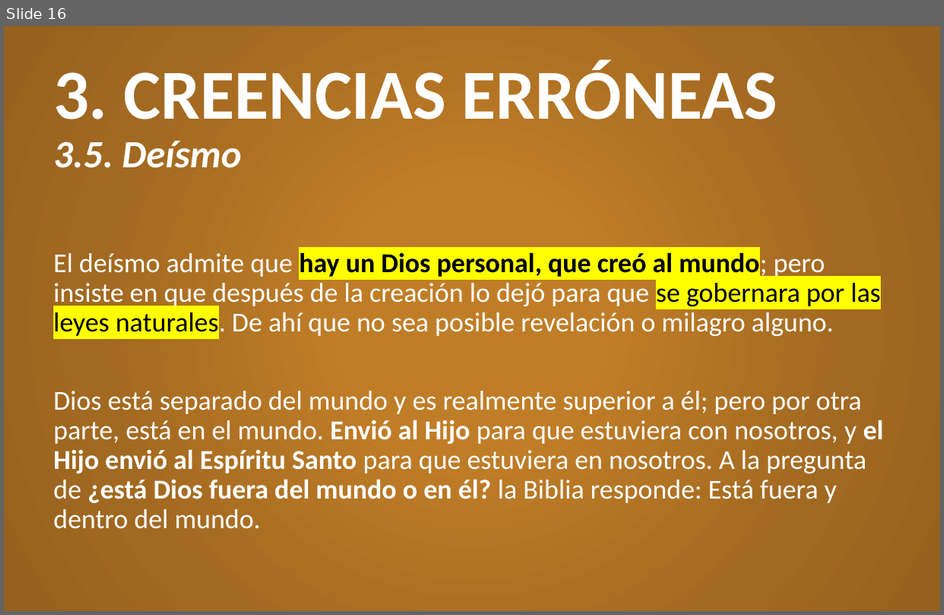
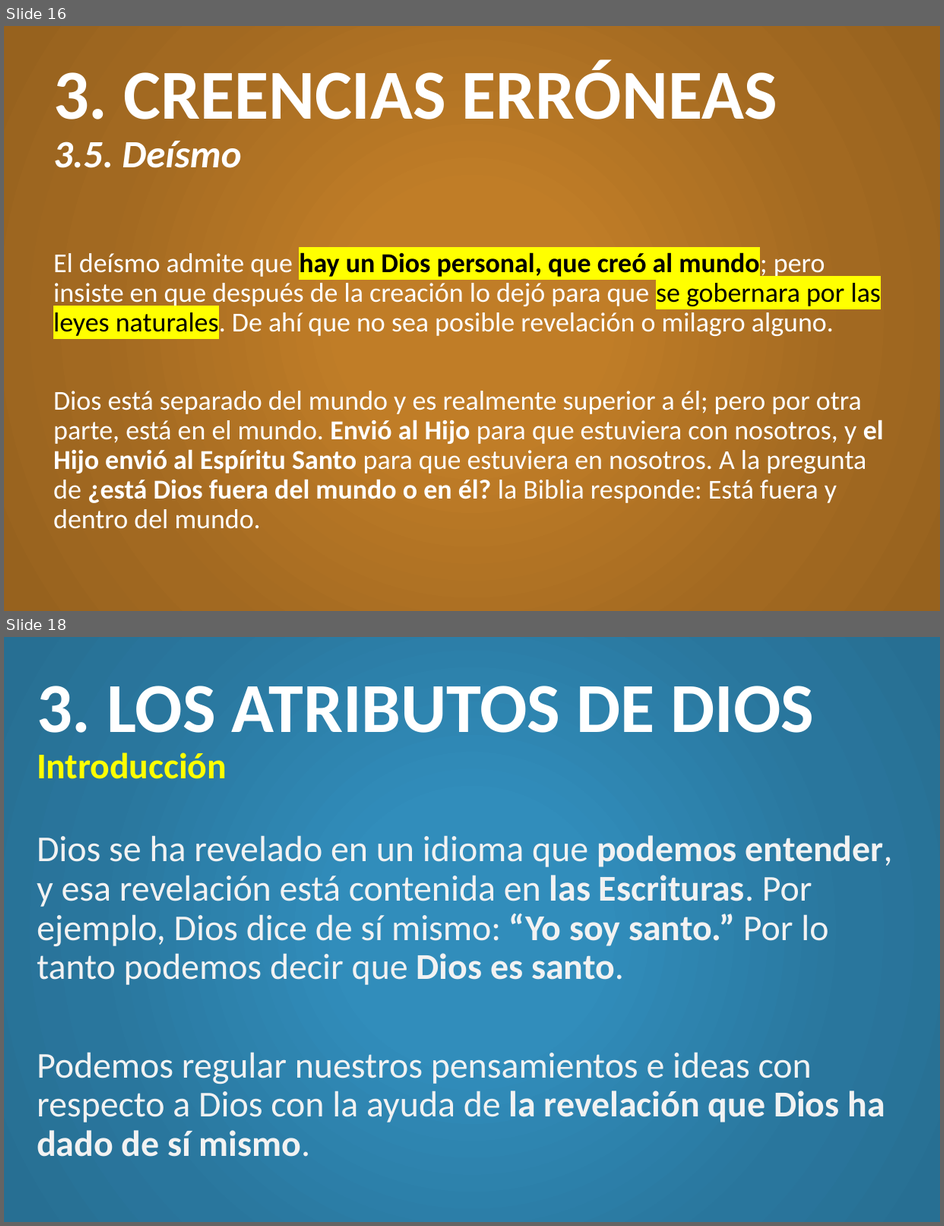
Before and after one commit to CreyTuning/documents, a slide deck: slideshow/Teologia Sistematica y Biblica - Myer Pearlman/Clases/4. Dios.pptx. Shown one above the other, each under a label of ours: slide 16 before the commit, slides 16 and 18 after it; the slides between them are not shown. The pictures are 944x615 and 944x1226 pixels, drawn with LibreOffice and Linux fonts; fonts in the diff are those of the drawing. Boxes give left, top, right and bottom in pixels: in the first picture for what was removed or moved away, otherwise in the second. Text is boxed around its words. In the diff, an @@ line names an element or a change of style, - is before the commit and + after.

Commit message:
4. Dios (Parte 2) y Examen 1

```diff
--- a/slideshow/Teologia Sistematica y Biblica - Myer Pearlman/Clases/4. Dios.pptx
+++ b/slideshow/Teologia Sistematica y Biblica - Myer Pearlman/Clases/4. Dios.pptx
@@ slide 18 added at (4, 637, 940, 1222), background gradient #318DBB to #29769D to #276F93 @@
@@ title added at (37, 686, 814, 779), 54 pt, text #FFFFFF, bold @@
+3. LOS ATRIBUTOS DE DIOS
+Introducción
@@ text added at (37, 835, 893, 1157), 28 pt, text #F2F2F2 @@
+Dios se ha revelado en un idioma que podemos entender, y esa revelación está contenida en las Escrituras. Por ejemplo, Dios dice de sí mismo: “Yo soy santo.” Por lo tanto podemos decir que Dios es santo.
+Podemos regular nuestros pensamientos e ideas con respecto a Dios con la ayuda de la revelación que Dios ha dado de sí mismo.
```
Also in this commit, not shown: 11 other slides added, 2 other files.
